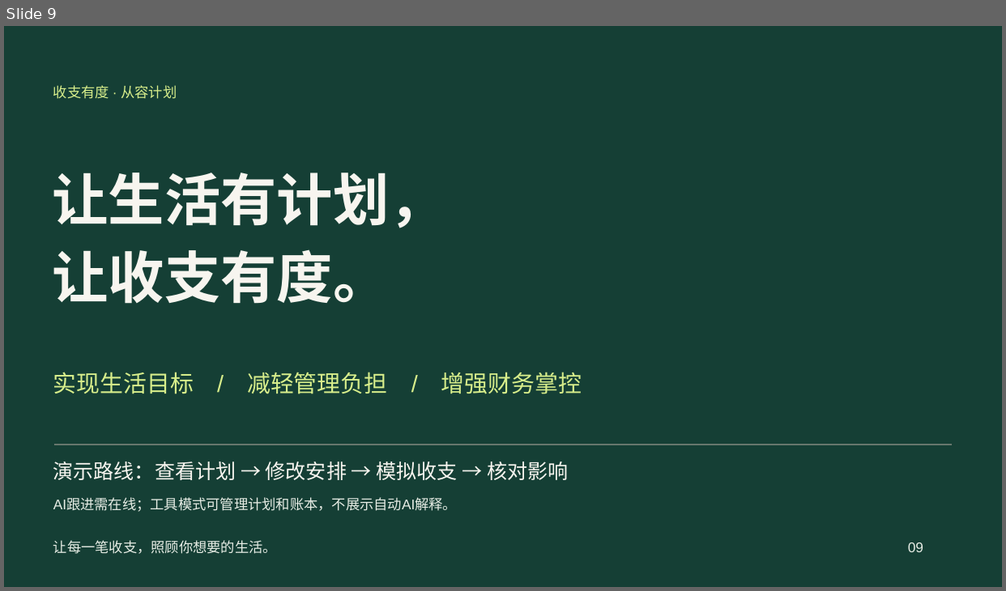
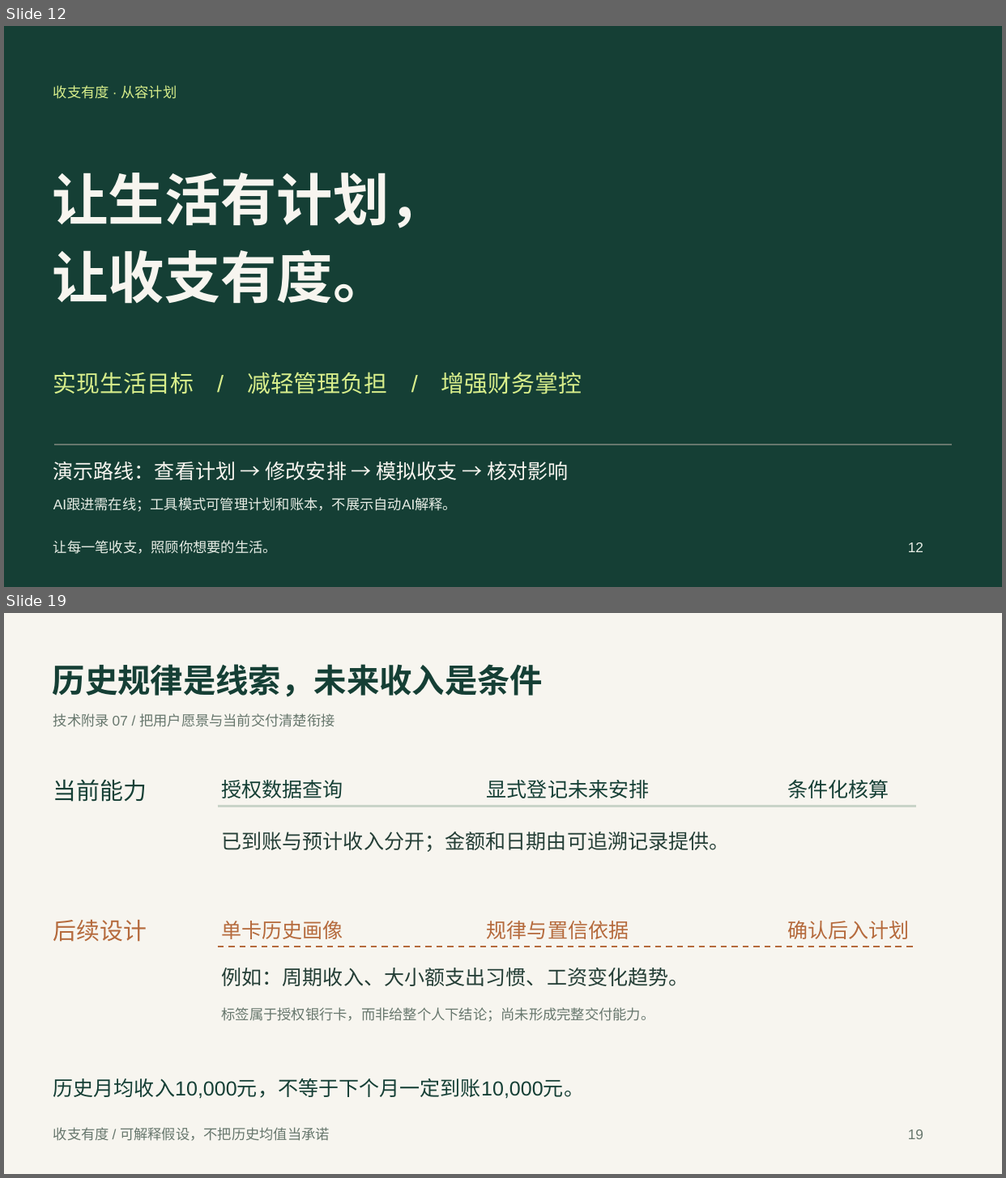
Before and after one commit to MuMi-y/shouzhi-youdu, a slide deck: submission/02_答辩材料_收支有度.pptx. Shown one above the other, each under a label of ours: slide 9 before the commit, slides 12 and 19 after it; the slides between them are not shown. The pictures are 1006x591 and 1006x1178 pixels, drawn with LibreOffice and Linux fonts; fonts in the diff are those of the drawing. Boxes give left, top, right and bottom in pixels: in the first picture for what was removed or moved away, otherwise in the second. Text is boxed around its words. In the diff, an @@ line names an element or a change of style, - is before the commit and + after.

```diff
--- a/submission/02_答辩材料_收支有度.pptx
+++ b/submission/02_答辩材料_收支有度.pptx
@@ slide 19 added at (x1=4, y1=613, x2=1002, y2=1174), background #F7F5EF @@
@@ text added at (x1=53, y1=664, x2=543, y2=697), 31.5 pt, text #153F35, bold @@
+历史规律是线索，未来收入是条件
@@ text added at (x1=53, y1=713, x2=334, y2=727), 13.5 pt, text #67776D @@
+技术附录 07 / 把用户愿景与当前交付清楚衔接
@@ group added at (x1=53, y1=779, x2=916, y2=852): 5 texts, 1 freeform shape @@
+当前能力
+授权数据查询
+显式登记未来安排
+条件化核算
+已到账与预计收入分开；金额和日期由可追溯记录提供。
@@ group added at (x1=53, y1=919, x2=916, y2=1022): 6 texts, 1 freeform shape @@
+后续设计
+单卡历史画像
+规律与置信依据
+确认后入计划
+例如：周期收入、大小额支出习惯、工资变化趋势。
+标签属于授权银行卡，而非给整个人下结论；尚未形成完整交付能力。
@@ text added at (x1=53, y1=1079, x2=585, y2=1098), 19.5 pt, text #153F35 @@
+历史月均收入10,000元，不等于下个月一定到账10,000元。
@@ text added at (x1=53, y1=1127, x2=330, y2=1141), 13.5 pt, text #67776D @@
+收支有度 / 可解释假设，不把历史均值当承诺
@@ text added at (x1=908, y1=1130, x2=923, y2=1139), 13.5 pt, text #67776D @@
+19
@@ what was slide 9 is now slide 12 @@
@@ slide 12 changed as well @@
@@ text at (x1=908, y1=543, x2=923, y2=552): text changed @@
-09
+12
```
Also in this commit, not shown: 6 other slides changed, 10 other slides added, 5 other files.
